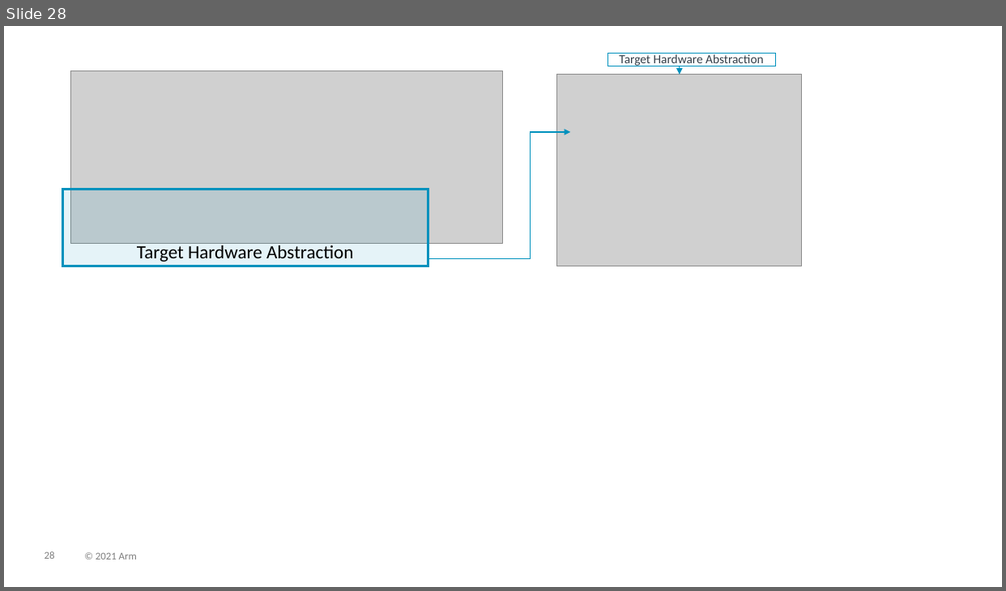
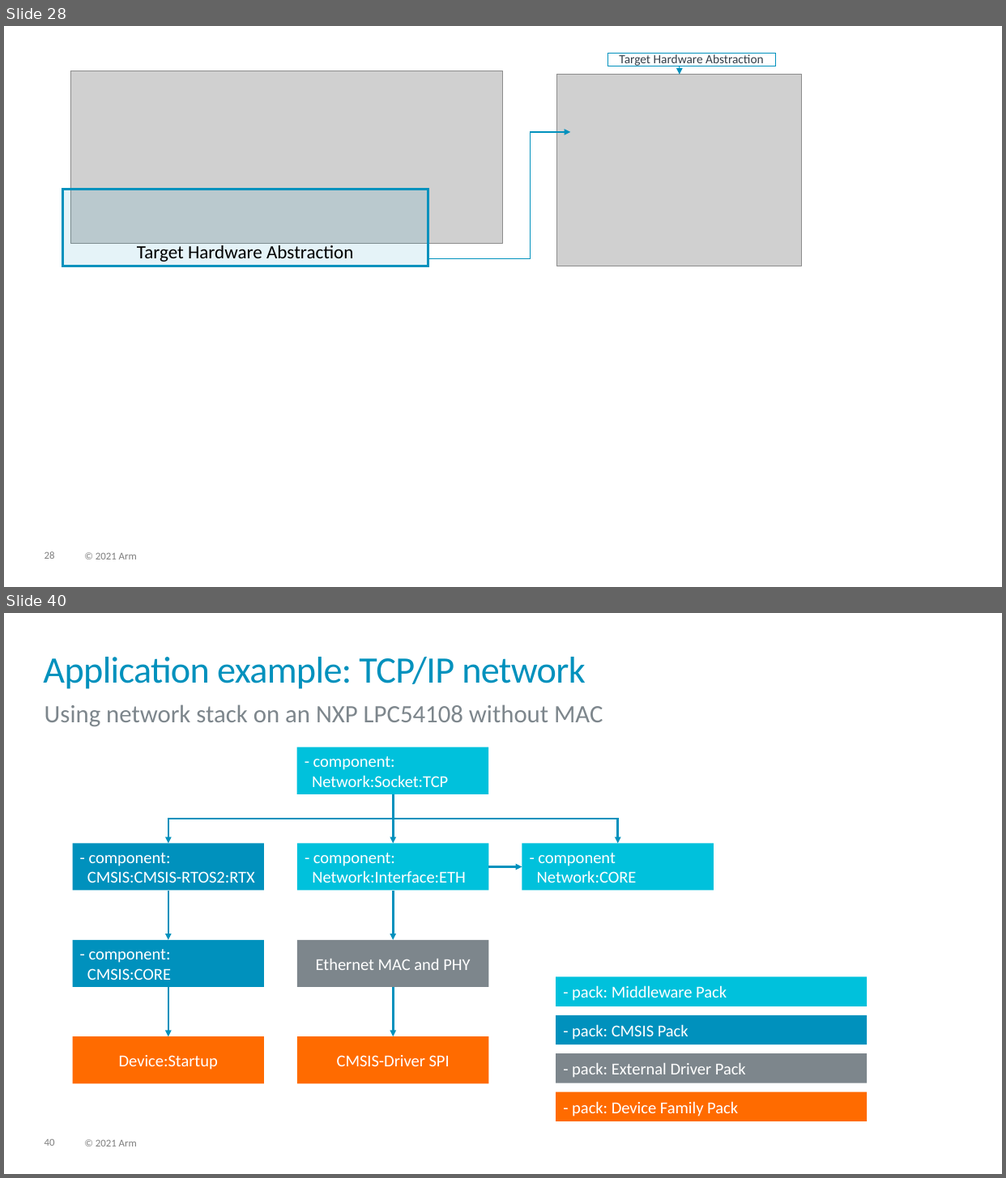
Before and after one commit to Open-CMSIS-Pack/cmsis-toolbox, a slide deck: docs/images/overview.pptx. Shown one above the other, each under a label of ours: slide 28 before the commit, slides 28 and 40 after it; the slides between them are not shown. The pictures are 1006x591 and 1006x1178 pixels, drawn with LibreOffice and Linux fonts; fonts in the diff are those of the drawing; grey boxes stand for pictures. Boxes give left, top, right and bottom in pixels: in the first picture for what was removed or moved away, otherwise in the second. Text is boxed around its words. In the diff, an @@ line names an element or a change of style, - is before the commit and + after.

Commit message:
Updated CMSIS-Toolbox documentation (#81)
Added: Create applications from components
Fixed content-map description (#78)
Clarified pack - path:
Corrected Images

---------

```diff
--- a/docs/images/overview.pptx
+++ b/docs/images/overview.pptx
@@ slide 40 added at (4,613,1002,1174), background #FFFFFF; not listed: 2 template elements that a slide beside it also shows @@
@@ title added at (43,657,586,689), 36 pt, text #0091BD @@
+Application example: TCP/IP network
@@ text added at (44,705,603,726), 24 pt, text #7D868C @@
+Using network stack on an NXP LPC54108 without MAC
@@ rectangle added at (296,747,488,794), fill #00C1DC, 16 pt, text #FFFFFF @@
+- component:
+Network:Socket:TCP
@@ elbow arrow added from (393, 794) to (168, 844), #0091BD 2 pt @@
@@ elbow arrow added from (393, 794) to (618, 844), #0091BD 2 pt @@
@@ elbow arrow added from (394, 794) to (394, 844), #0091BD 2 pt @@
@@ rectangle added at (73,844,265,891), fill #0091BD, 16 pt, text #FFFFFF @@
+- component:
+CMSIS:CMSIS-RTOS2:RTX
@@ rectangle added at (297,844,489,891), fill #00C1DC, 16 pt, text #FFFFFF @@
+- component:
+Network:Interface:ETH
@@ rectangle added at (522,844,714,891), fill #00C1DC, 16 pt, text #FFFFFF @@
+- component
+Network:CORE
@@ arrow added from (489, 867) to (522, 867), #0091BD 2 pt @@
@@ arrow added from (168, 891) to (168, 940), #0091BD 2 pt @@
@@ arrow added from (394, 891) to (394, 940), #0091BD 2 pt @@
@@ rectangle added at (73,940,265,987), fill #0091BD, 16 pt, text #FFFFFF @@
+- component:
+CMSIS:CORE
@@ rectangle added at (297,940,489,987), fill #7D868C, 16 pt, text #FFFFFF @@
+Ethernet MAC and PHY
@@ rectangle added at (556,977,867,1006), fill #00C1DC, 16 pt, text #FFFFFF @@
+- pack: Middleware Pack
@@ arrow added from (168, 987) to (168, 1037), #0091BD 2 pt @@
@@ arrow added from (394, 987) to (394, 1037), #0091BD 2 pt @@
@@ rectangle added at (556,1016,867,1045), fill #0091BD, 16 pt, text #FFFFFF @@
+- pack: CMSIS Pack
@@ rectangle added at (73,1037,265,1084), fill #FF6B00, 16 pt, text #FFFFFF @@
+Device:Startup
@@ rectangle added at (297,1037,489,1084), fill #FF6B00, 16 pt, text #FFFFFF @@
+CMSIS-Driver SPI
@@ rectangle added at (556,1054,867,1083), fill #7D868C, 16 pt, text #FFFFFF @@
+- pack: External Driver Pack
@@ rectangle added at (556,1093,867,1122), fill #FF6B00, 16 pt, text #FFFFFF @@
+- pack: Device Family Pack
```
Also in this commit, not shown: 2 slides changed, 12 other slides added, 10 other files.
